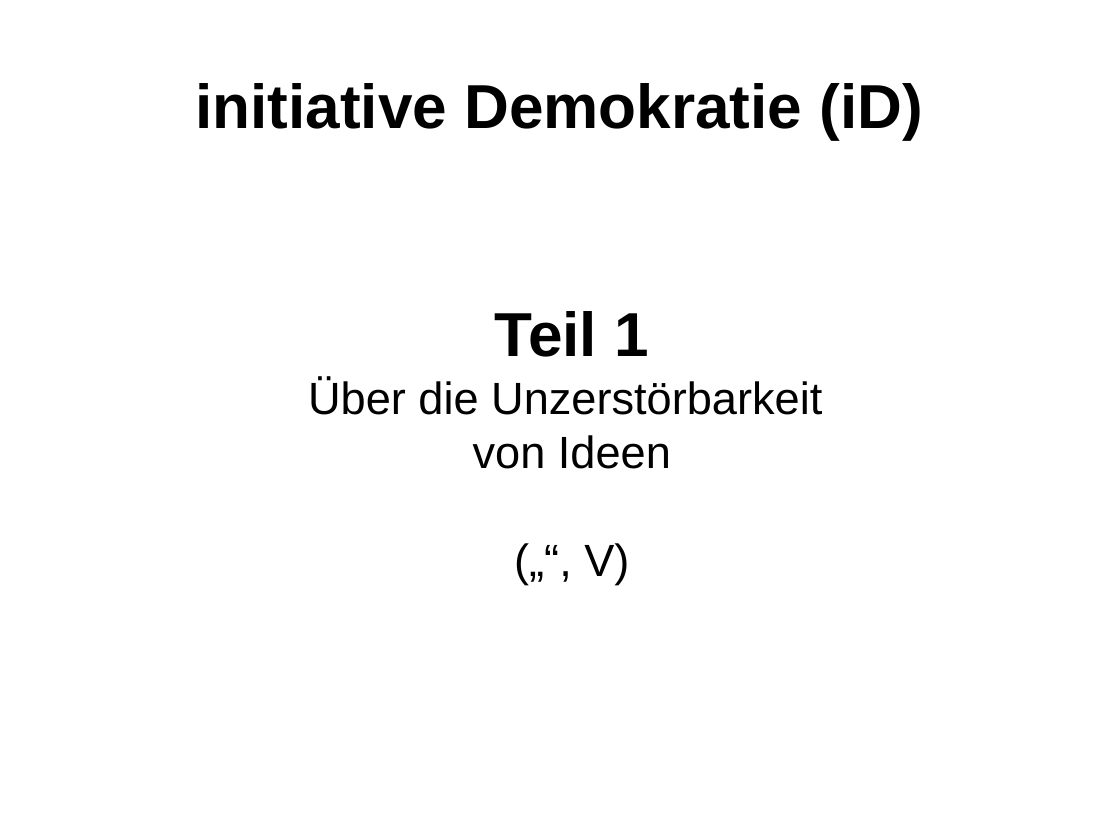
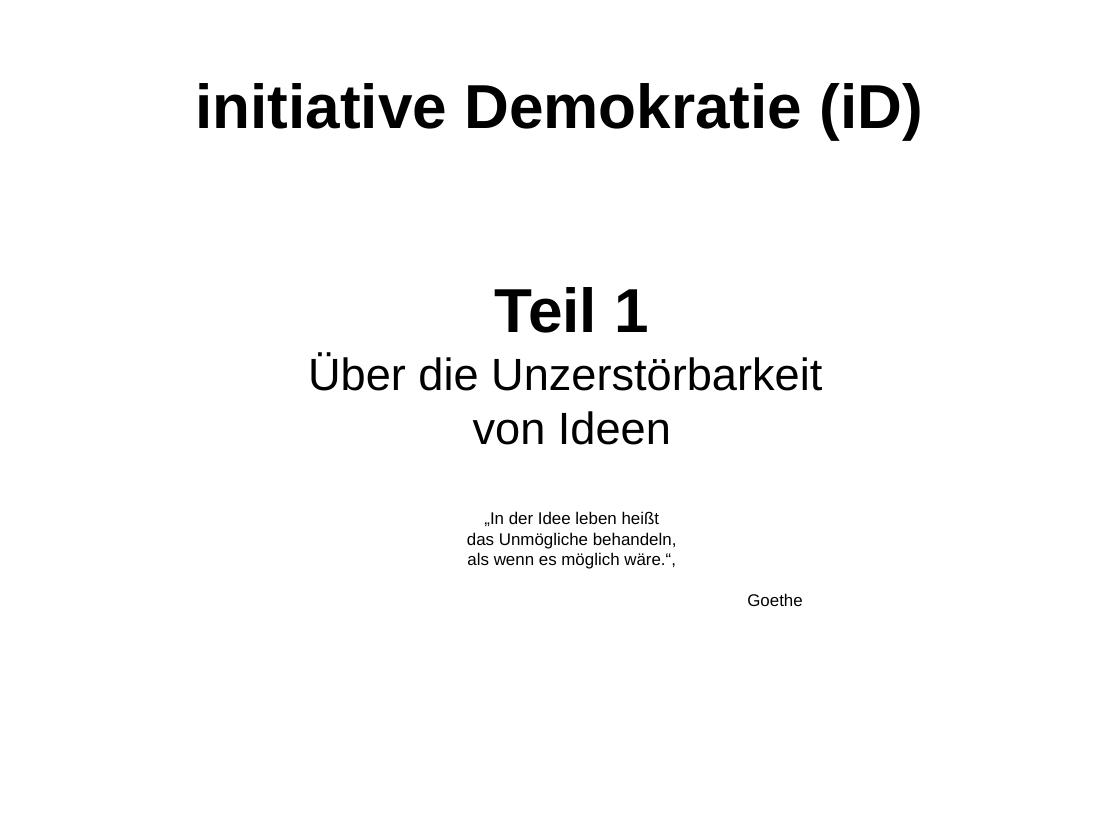
Before and after one commit to lafisrap/Philosophie, a slide deck: slide 1 of Animation 1 - Über die Unzerstörberkeit von Ideen.odp. Drawn at 1120x840 pixels with LibreOffice and Linux fonts; fonts in the diff are those of the drawing. Boxes give left, top, right and bottom in pixels: in the first picture for what was removed or moved away, otherwise in the second. Text is boxed around its words. In the diff, an @@ line names an element or a change of style, - is before the commit and + after.

```diff
--- a/Animation 1 - Über die Unzerstörberkeit von Ideen.odp
+++ b/Animation 1 - Über die Unzerstörberkeit von Ideen.odp
@@ subtitle at box(467, 511, 802, 606): text changed; size 32 to 12 pt @@
-(„“, V)
+„In der Idee leben heißt
+das Unmögliche behandeln,
+als wenn es möglich wäre.“,
+Goethe
```
Also in this commit, not shown: 4 other slides changed, 4 slides added, 2 slides removed.
